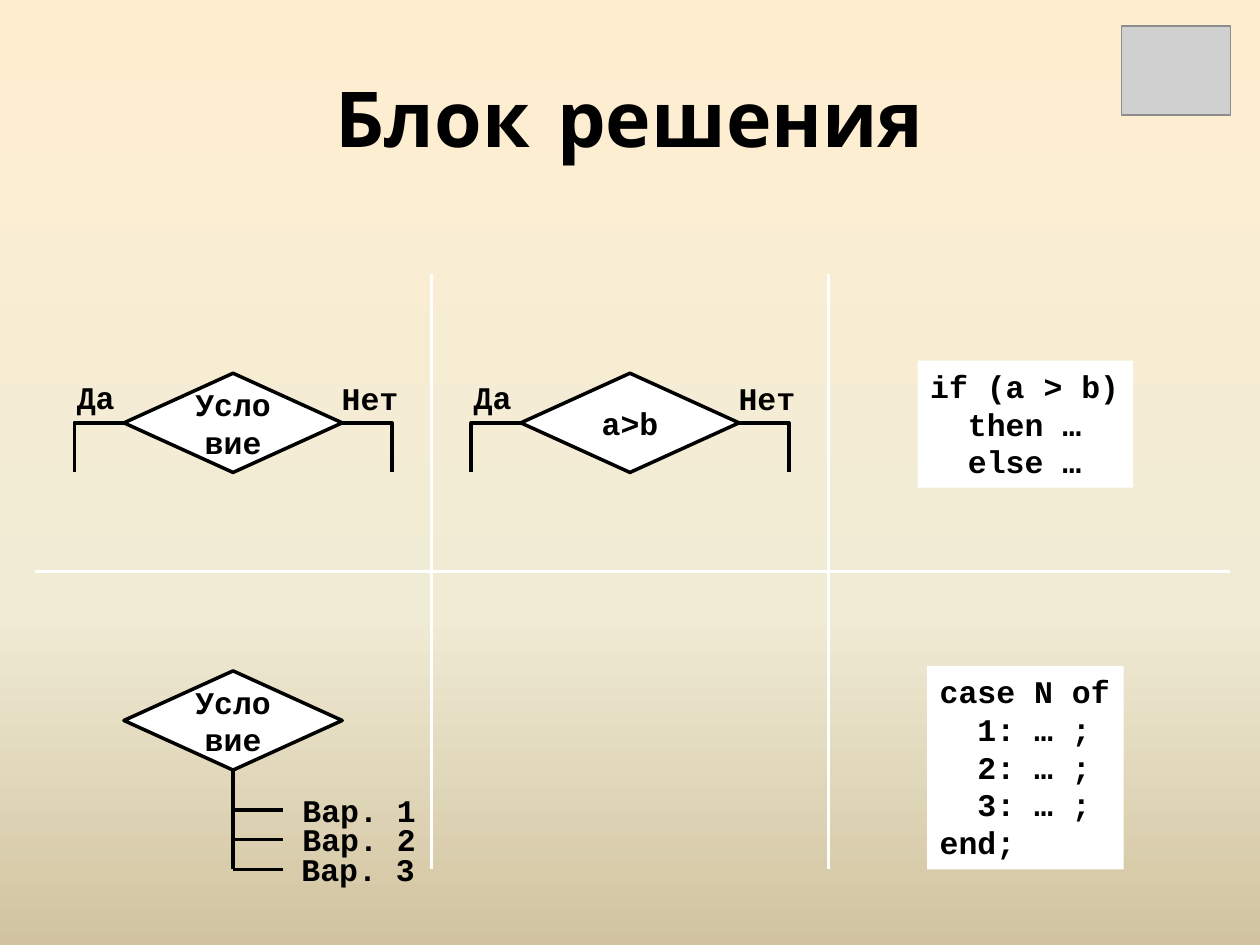
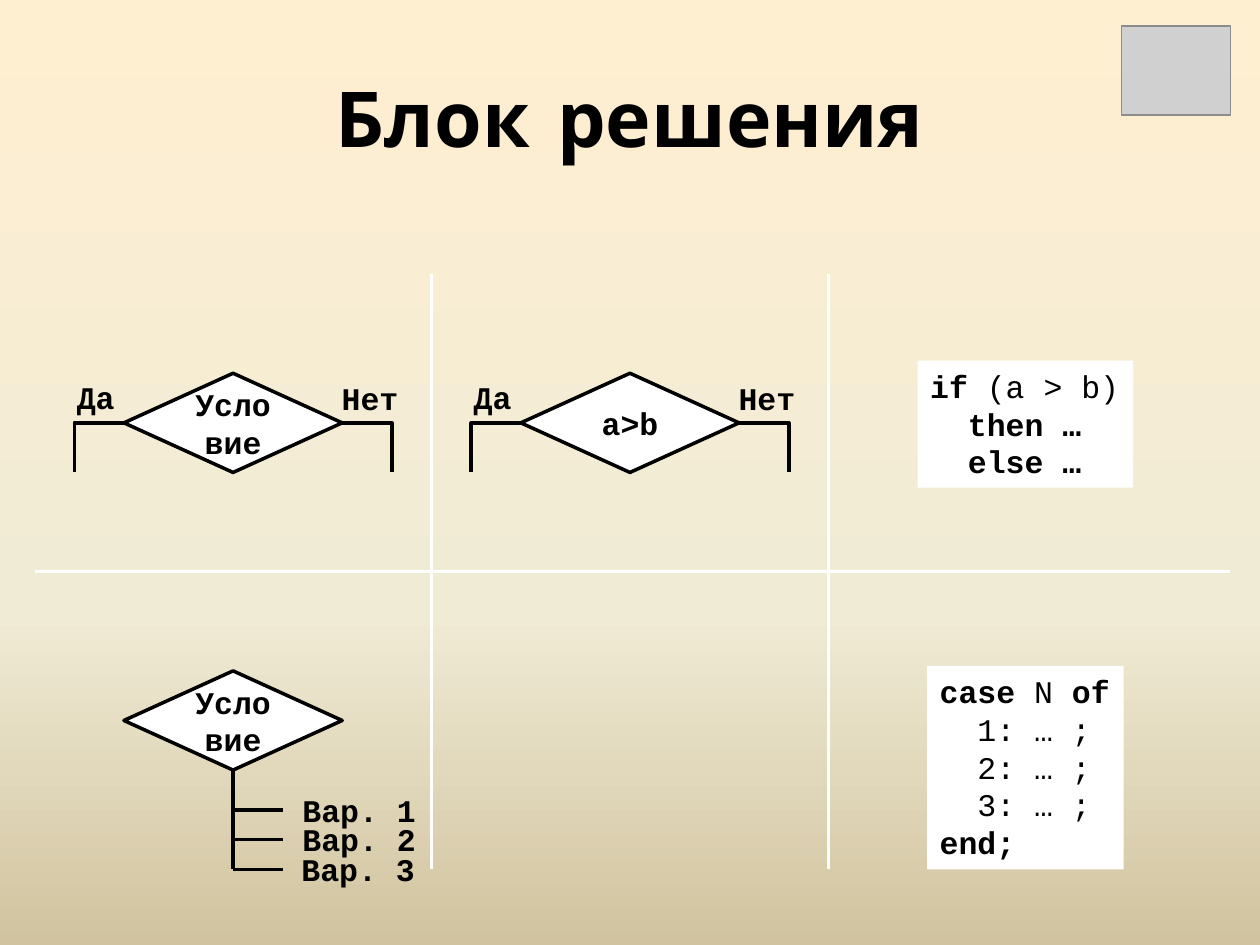
Before and after one commit to WirusMX/blog, a slide deck: slide 6 of t.1.1/t.1.1.pptx. Drawn at 1260x945 pixels with LibreOffice and Linux fonts; fonts in the diff are those of the drawing; grey boxes stand for pictures. Boxes give left, top, right and bottom in pixels: in the first picture for what was removed or moved away, otherwise in the second. Text is boxed around its words. In the diff, an @@ line names an element or a change of style, - is before the commit and + after.

```diff
--- a/t.1.1/t.1.1.pptx
+++ b/t.1.1/t.1.1.pptx
@@ text in rectangle at bbox=[930, 375, 1119, 405]: bold off in "(a > b)" @@
@@ text in rectangle at bbox=[940, 680, 1110, 817]: bold off in "N", "1: … ;", "2: … ;", "3: … ;" @@
```
Also in this commit, not shown: 3 other slides changed, 2 slides added, 1 other file.
